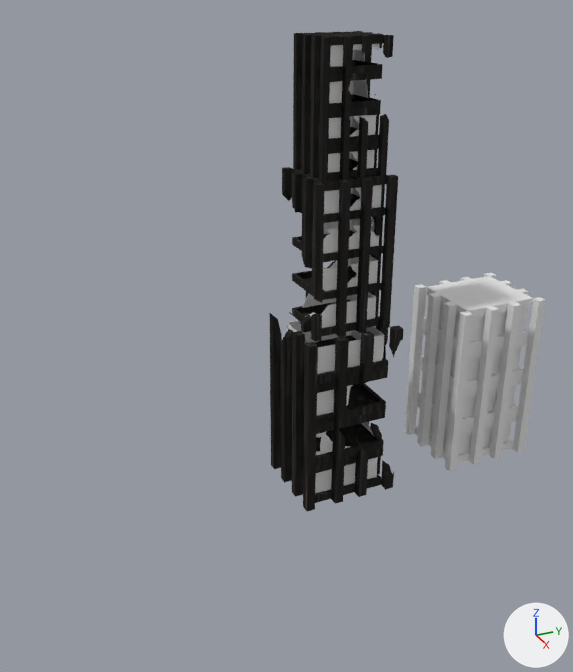
An edit to the Blender file Khutso's Art/Art/High Rise Buildings.blend, drawn before and after from the same camera.
Before and after are seen from a camera (50 mm lens) standing at (68.9, -55.3, 53.5) and looking at (1.3, -24.9, 19.7). The lights are fixed; the arrows at lower right show +X, +Y and +Z.
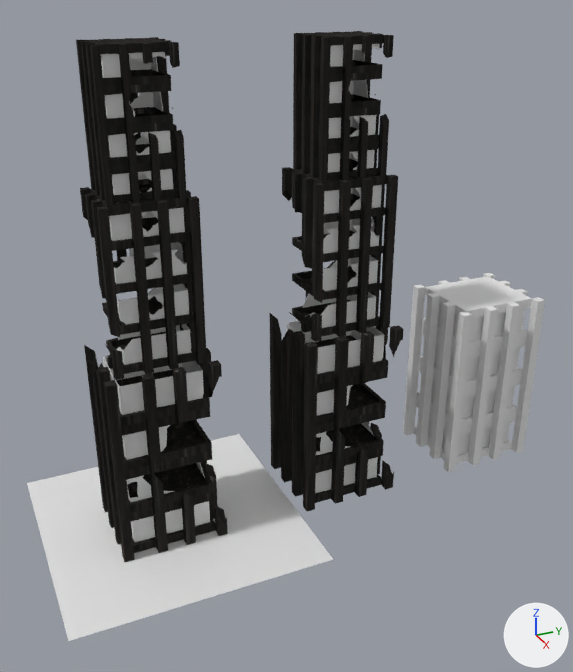
The newer file is also turned or shifted as a whole; pictures and numbers use the older file's frame.

Location of each change, (x1, y1, x2, y2) in pixels of the pictures (573 x 672 px):
```json
{"object": "HighRise.001", "change": "added", "after": [76, 37, 228, 562]}
{"object": "Plane", "change": "added", "after": [27, 434, 333, 641]}
{"object": "Windows.001", "change": "added", "after": [101, 52, 210, 542]}
{"object": "Cube.015", "change": "moved", "before": [424, 276, 533, 351], "after": [422, 276, 532, 351]}
{"object": "Cube.003", "change": "moved", "before": [445, 311, 473, 472], "after": [443, 311, 472, 472]}
{"object": "Cube.008", "change": "moved", "before": [469, 306, 499, 465], "after": [468, 306, 498, 465]}
{"object": "Cube.009", "change": "moved", "before": [489, 302, 521, 459], "after": [488, 302, 520, 460]}
{"object": "Cube.001", "change": "moved", "before": [417, 293, 441, 447], "after": [416, 293, 440, 447]}
{"object": "Cube.002", "change": "moved", "before": [404, 284, 427, 435], "after": [403, 284, 425, 435]}
{"object": "Cube.013", "change": "moved", "before": [418, 364, 522, 428], "after": [417, 363, 521, 428]}
```

The change, as JSON lines over the scene's bpy script:
```json
{"op": "add", "block": "me_plane", "code": ["me_plane = bpy.data.meshes.new('Plane')", "me_plane.from_pydata([(-1.0, -1.0, 0.0), (1.0, -1.0, 0.0), (-1.0, 1.0, 0.0), (1.0, 1.0, 0.0)], [], [(0, 1, 3, 2)])"]}
{"op": "add", "block": "me_cube_018", "code": ["me_cube_018 = bpy.data.meshes.new('Cube.018')", "me_cube_018.from_pydata(...)  # 1412 vertices, 602 faces, 2 loose edges; spans x -7.2..7.3, y -9.2..7.1, z 0.1..4.8"]}
{"op": "add", "block": "me_cube_001", "code": ["me_cube_001 = bpy.data.meshes.new('Cube.001')", "me_cube_001.from_pydata(...)  # 1990 vertices, 1457 faces, 66 loose edges; spans x -9.9..10.1, y -12.0..10.0, z 0.0..4.9", "me_cube_001.materials.append(mat_material)"]}
{"op": "set", "path": "ob_cube_001.location", "old": "(-1.5, -5.0, 10.0)", "new": "(-1.5, -5.2, 10.0)"}
{"op": "set", "path": "ob_cube_002.location", "old": "(-4.5, -5.0, 10.0)", "new": "(-4.5, -5.2, 10.0)"}
{"op": "set", "path": "ob_cube_003.location", "old": "(4.5, -5.0, 10.0)", "new": "(4.5, -5.2, 10.0)"}
{"op": "set", "path": "ob_cube_008.location", "old": "(4.5, -1.5, 10.0)", "new": "(4.5, -1.7, 10.0)"}
{"op": "set", "path": "ob_cube_009.location", "old": "(4.5, 1.5, 10.0)", "new": "(4.5, 1.3, 10.0)"}
{"op": "set", "path": "ob_cube_013.location", "old": "(0.0, 0.0, 7.5)", "new": "(0.0, -0.2, 7.5)"}
{"op": "set", "path": "ob_cube_015.location", "old": "(0.0, 0.0, 17.5)", "new": "(0.0, -0.2, 17.5)"}
{"op": "add", "block": "ob_plane", "code": ["ob_plane = bpy.data.objects.new('Plane', me_plane)", "ob_plane.location = (0.0, -38.2, 0.0)", "ob_plane.scale = (13.1, 13.1, 13.1)"]}
{"op": "add", "block": "ob_windows_001", "code": ["ob_windows_001 = bpy.data.objects.new('Windows.001', me_cube_018)", "ob_windows_001.location = (0.0, -38.3, 0.0)", "ob_windows_001.scale = (0.496, 0.496, 9.92)"]}
{"op": "add", "block": "ob_highrise_001", "code": ["ob_highrise_001 = bpy.data.objects.new('HighRise.001', me_cube_001)", "ob_highrise_001.location = (0.0, -38.3, 0.0)", "ob_highrise_001.scale = (0.496, 0.496, 9.92)"]}
```
